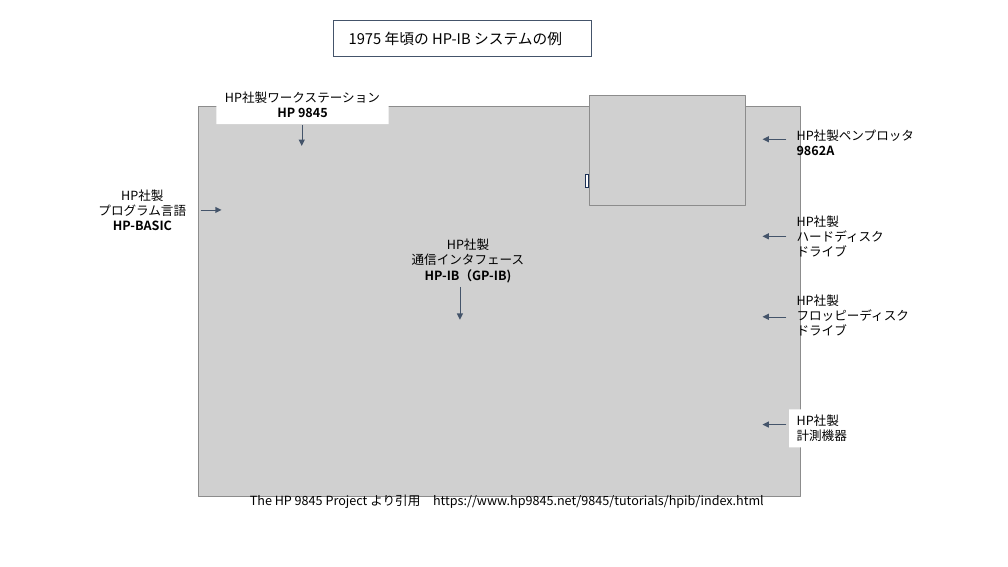
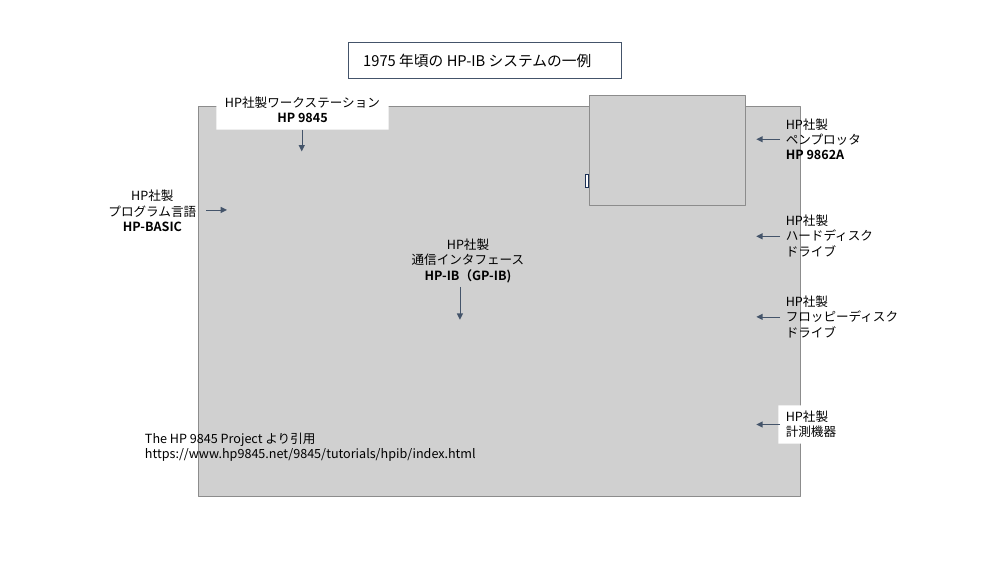
Before and after one commit to MitakaMakers/Qiita, a slide deck: slide 1 of 20230919_HP-IBの概要/003_1975年頃のHP-IBシステムの概要.pptx. Drawn at 1008x567 pixels with LibreOffice and Linux fonts; fonts in the diff are those of the drawing; grey boxes stand for pictures. Boxes give left, top, right and bottom in pixels: in the first picture for what was removed or moved away, otherwise in the second. Text is boxed around its words. In the diff, an @@ line names an element or a change of style, - is before the commit and + after.

```diff
--- a/20230919_HP-IBの概要/003_1975年頃のHP-IBシステムの概要.pptx
+++ b/20230919_HP-IBの概要/003_1975年頃のHP-IBシステムの概要.pptx
@@ rectangle "1975 年頃の HP-IB システムの一例": place and size @@
-rectangle "1975 年頃の HP-IB システムの一例" at (333, 21, 591, 57)
+rectangle "1975 年頃の HP-IB システムの一例" at (349, 42, 622, 78)
@@ text in rectangle at (363, 53, 592, 67): text changed @@
-1975 年頃の HP-IB システムの例
+1975 年頃の HP-IB システムの一例
@@ rectangle "HP社製ワークステーション": place and size @@
-rectangle "HP社製ワークステーション" at (216, 86, 389, 124)
+rectangle "HP社製ワークステーション" at (216, 91, 389, 129)
@@ text at (786, 116, 861, 163): text changed @@
-HP社製ペンプロッタ
-9862A
+HP社製
+ペンプロッタ
+HP 9862A
@@ arrow moved from (302, 125) - (302, 146) to (302, 131) - (302, 151) @@
@@ 4 arrows: place and size @@
-4 arrows at (763, 139, 786, 425)
+4 arrows at (757, 139, 780, 425)
@@ text "HP社製": place and size @@
-text "HP社製" at (98, 189, 186, 230)
+text "HP社製" at (108, 189, 196, 231)
@@ text "HP社製": place and size @@
-text "HP社製" at (797, 213, 884, 260)
+text "HP社製" at (786, 212, 873, 259)
@@ arrow moved from (201, 210) - (222, 210) to (206, 210) - (227, 210) @@
@@ text "HP社製": place and size @@
-text "HP社製" at (797, 292, 909, 339)
+text "HP社製" at (786, 293, 898, 340)
@@ rectangle "HP社製": place and size @@
-rectangle "HP社製" at (797, 414, 847, 441)
+rectangle "HP社製" at (779, 405, 845, 443)
@@ text at (145, 430, 476, 462): text changed @@
-The HP 9845 Project より引用 https://www.hp9845.net/9845/tutorials/hpib/index.html
+The HP 9845 Project より引用
+https://www.hp9845.net/9845/tutorials/hpib/index.html
```
Also in this commit, not shown: 6 other files.
